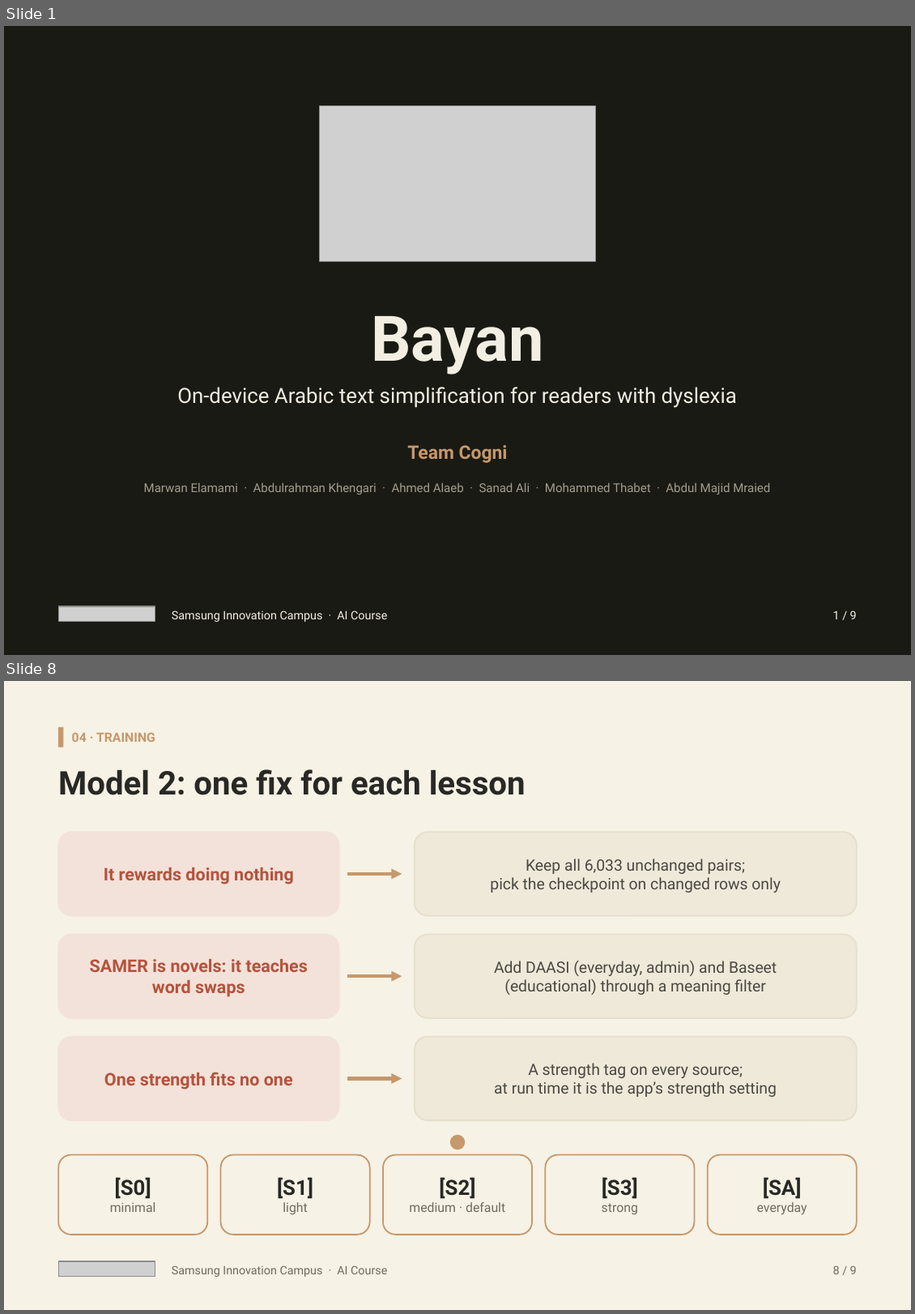
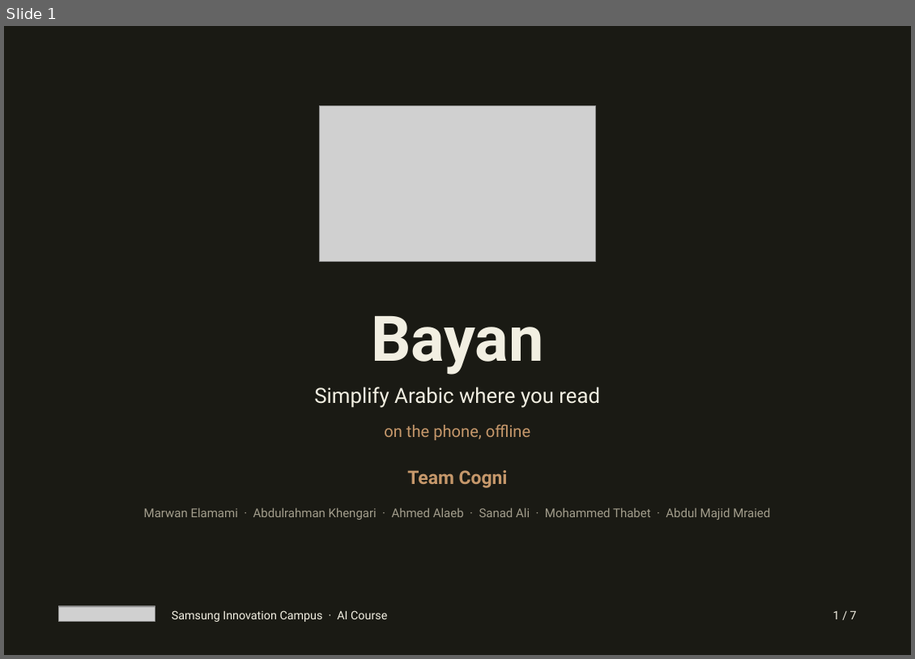
Before and after one commit to Cogni-Libya/Bayan, a slide deck: deliverables/04_presentation/Bayan_Submission.pptx. Shown one above the other, each under a label of ours: slides 1 and 8 before the commit, slide 1 after it; the slides between them are not shown. The pictures are 915x1314 and 915x659 pixels, drawn with LibreOffice and Linux fonts; fonts in the diff are those of the drawing; grey boxes stand for pictures. Boxes give left, top, right and bottom in pixels: in the first picture for what was removed or moved away, otherwise in the second. Text is boxed around its words. In the diff, an @@ line names an element or a change of style, - is before the commit and + after.

Commit message:
Submission deck rebuild + uv-scoped deck toolchain
Rebuild Bayan_Submission.pptx from facts.py-sourced numbers across seven
scenes aligned to the presenting beats, and make both decks regenerable
from scratch with a deliverable-local uv project (pyproject + lock).

```diff
--- a/deliverables/04_presentation/Bayan_Submission.pptx
+++ b/deliverables/04_presentation/Bayan_Submission.pptx
@@ slide 8 removed at box(4, 681, 911, 1310), background #FFFFFF @@
@@ rectangle removed at box(4, 681, 911, 1310) @@
@@ rectangle removed at box(58, 727, 63, 747) @@
@@ text removed at box(72, 732, 155, 742) @@
-04 · TRAINING
@@ text removed at box(58, 769, 526, 795) @@
-Model 2: one fix for each lesson
@@ rounded rectangle removed at box(58, 832, 339, 916) @@
-It rewards doing nothing
@@ rounded rectangle removed at box(415, 832, 857, 916) @@
-Keep all 6,033 unchanged pairs;
-pick the checkpoint on changed rows only
@@ arrow removed from (347, 874) to (402, 874) @@
@@ rounded rectangle removed at box(58, 934, 339, 1018) @@
-SAMER is novels: it teaches word swaps
@@ rounded rectangle removed at box(415, 934, 857, 1018) @@
-Add DAASI (everyday, admin) and Baseet
-(educational) through a meaning filter
@@ arrow removed from (347, 976) to (402, 976) @@
@@ rounded rectangle removed at box(58, 1036, 339, 1120) @@
-One strength fits no one
@@ rounded rectangle removed at box(415, 1036, 857, 1120) @@
-A strength tag on every source;
-at run time it is the app’s strength setting
@@ arrow removed from (347, 1078) to (402, 1078) @@
@@ ellipse removed at box(450, 1134, 466, 1149) @@
@@ rounded rectangle removed at box(58, 1154, 207, 1234) @@
-[S0]
-minimal
@@ rounded rectangle removed at box(221, 1154, 370, 1234) @@
-[S1]
-light
@@ rounded rectangle removed at box(383, 1154, 533, 1234) @@
-[S2]
-medium · default
@@ rounded rectangle removed at box(545, 1154, 694, 1234) @@
-[S3]
-strong
@@ rounded rectangle removed at box(708, 1154, 857, 1234) @@
-[SA]
-everyday
@@ picture removed at box(58, 1261, 155, 1276) @@
@@ text removed at box(172, 1265, 387, 1276) @@
-Samsung Innovation Campus · AI Course
@@ text removed at box(833, 1265, 857, 1274) @@
-8 / 9
@@ slide 1 changed as well @@
@@ text at box(314, 386, 600, 408): text changed @@
-On-device Arabic text simplification for readers with dyslexia
+Simplify Arabic where you read
@@ text added at box(384, 424, 530, 440), 14 pt, text #C6986B @@
+on the phone, offline
@@ text "Team Cogni": place and size @@
-text "Team Cogni" at box(407, 445, 508, 463)
+text "Team Cogni" at box(407, 470, 508, 488)
@@ text "Marwan Elamami · Abdulrahman Khengari ...": place and size @@
-text "Marwan Elamami · Abdulrahman Khengari ..." at box(144, 483, 770, 494)
+text "Marwan Elamami · Abdulrahman Khengari ..." at box(144, 508, 770, 519)
@@ text at box(833, 610, 857, 619): text changed @@
-1 / 9
+1 / 7
```
Also in this commit, not shown: 6 slides added, 7 other slides removed, 8 other files.
